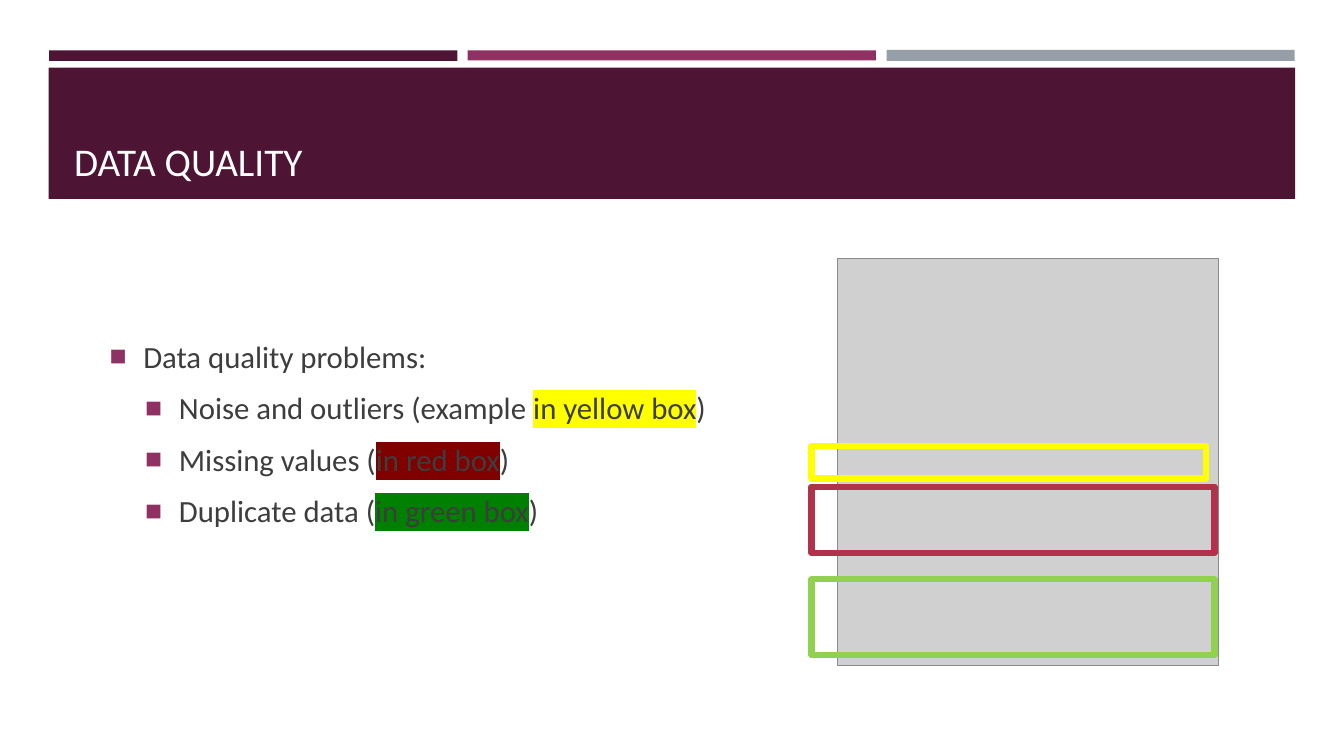
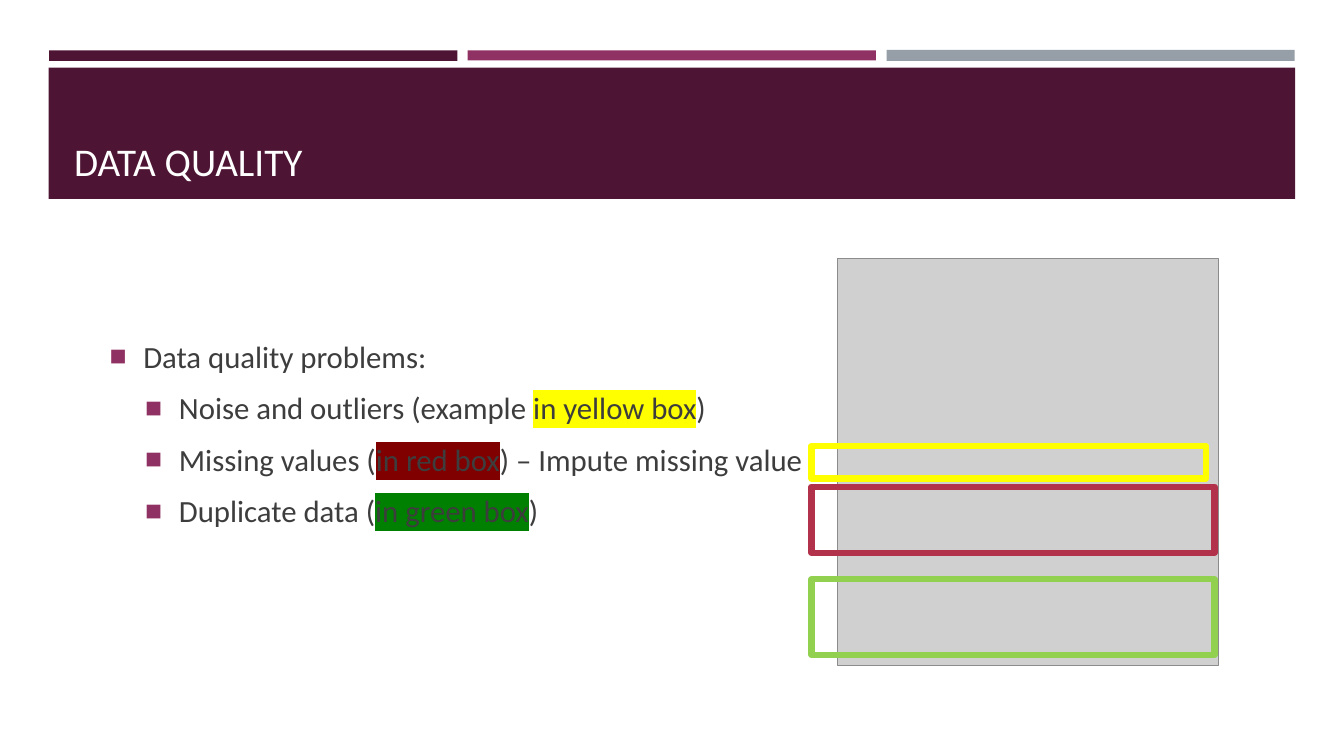
Before and after one commit to BeiyuLinCS/beiyulin.github.io, a slide deck: slide 2 of teach/fall_21/slides/ds_4.pptx. Drawn at 1344x756 pixels with LibreOffice and Linux fonts; fonts in the diff are those of the drawing; grey boxes stand for pictures. Boxes give left, top, right and bottom in pixels: in the first picture for what was removed or moved away, otherwise in the second. Text is boxed around its words. In the diff, an @@ line names an element or a change of style, - is before the commit and + after.

```diff
--- a/teach/fall_21/slides/ds_4.pptx
+++ b/teach/fall_21/slides/ds_4.pptx
@@ text at bbox=[179, 445, 802, 479]: text changed @@
-  ■ Missing values (in red box)
+  ■ Missing values (in red box) – Impute missing value
```
Also in this commit, not shown: 11 other slides changed, 1 slide added, 18 slides removed, 10 other files.
